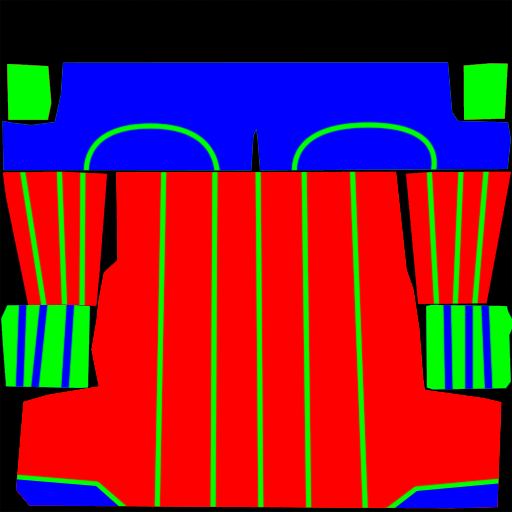
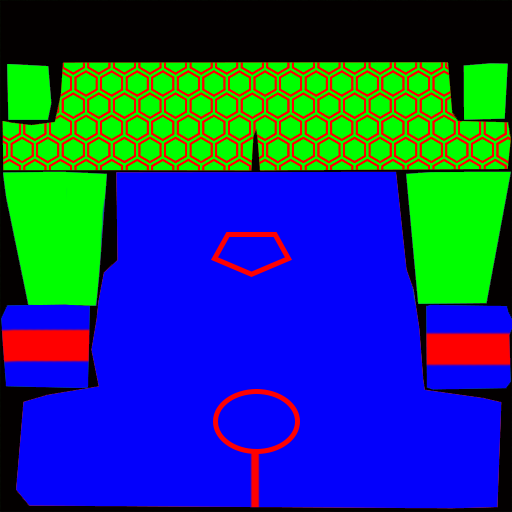
Layer changes from the first 512×512 image to the second:
moved "Capa 10" into group "Grupo 2" over [1, 304, 512, 390]
moved "Capa 9" into group "Grupo 2" over [2, 62, 511, 171]
moved "Capa 8" into group "Grupo 2" over [3, 63, 511, 509]
added layer "Capa 17" above "Capa 16" over [1, 327, 512, 368]
added layer "Capa 16" above "Capa 15" over [3, 63, 511, 307]
added layer "Capa 15" above "Capa 14" over [2, 62, 511, 171]
added layer "Capa 14" above "Elipse 1" over [2, 62, 511, 171]
added layer "Capa 13" above "Capa 3" over [3, 63, 511, 509]
